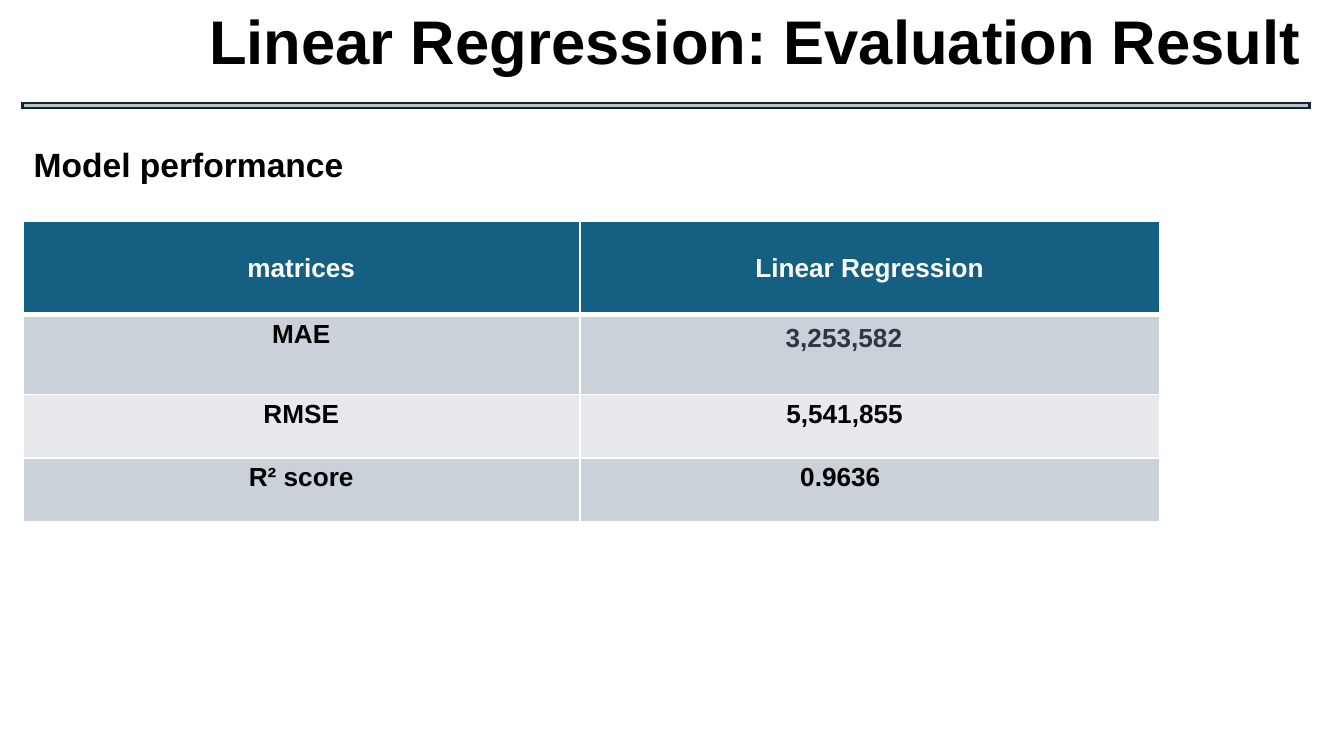
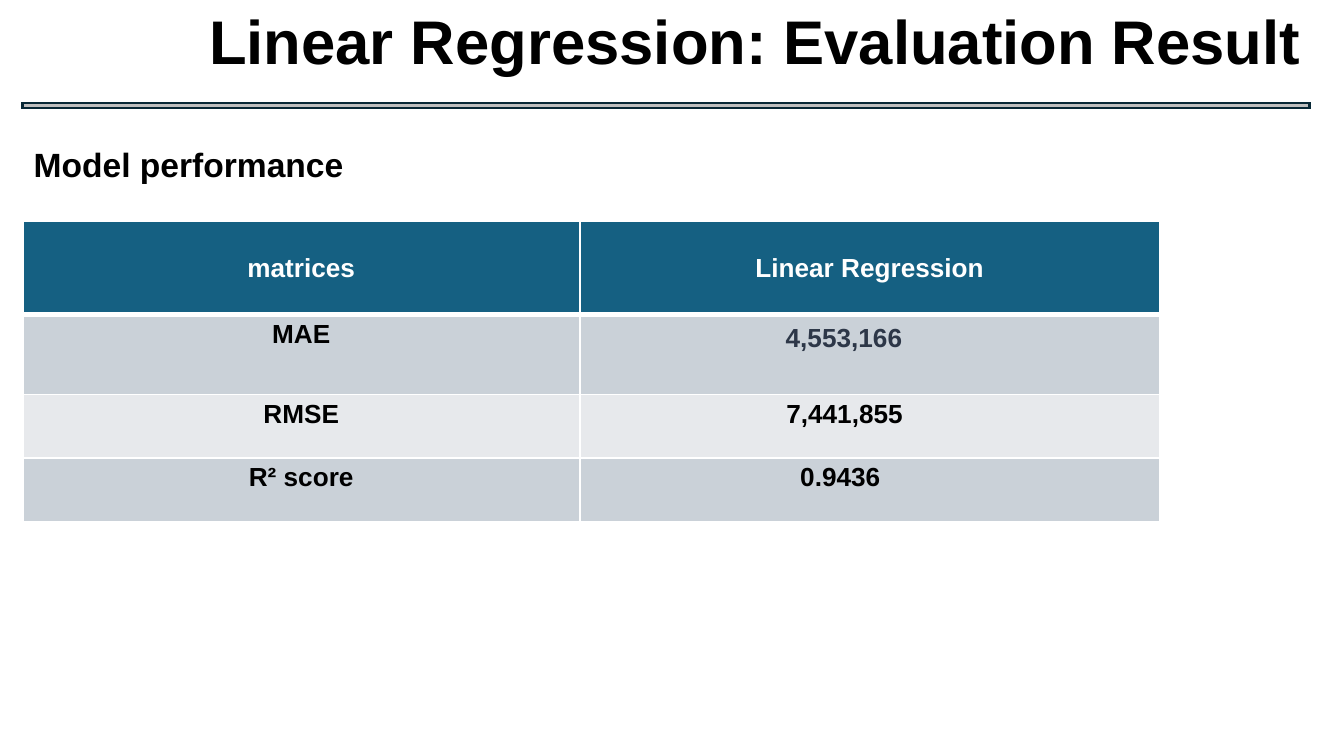
Before and after one commit to Goutam363/painting-cost-prediction, a slide deck: slide 10 of ML_Project_9_Group_3_Presentation.pptx (slide 11 before the commit). Drawn at 1344x756 pixels with LibreOffice and Linux fonts; fonts in the diff are those of the drawing. Boxes give left, top, right and bottom in pixels: in the first picture for what was removed or moved away, otherwise in the second. Text is boxed around its words. In the diff, an @@ line names an element or a change of style, - is before the commit and + after.

```diff
--- a/ML_Project_9_Group_3_Presentation.pptx
+++ b/ML_Project_9_Group_3_Presentation.pptx
@@ table at <box>23,222,1160,663</box> @@
-row 2, column 2: 3,253,582
+row 2, column 2: 4,553,166
-row 3, column 2: 5,541,855
+row 3, column 2: 7,441,855
-row 4, column 2: 0.9636
+row 4, column 2: 0.9436
```
Also in this commit, not shown: 1 other slide changed, 1 slide removed.
